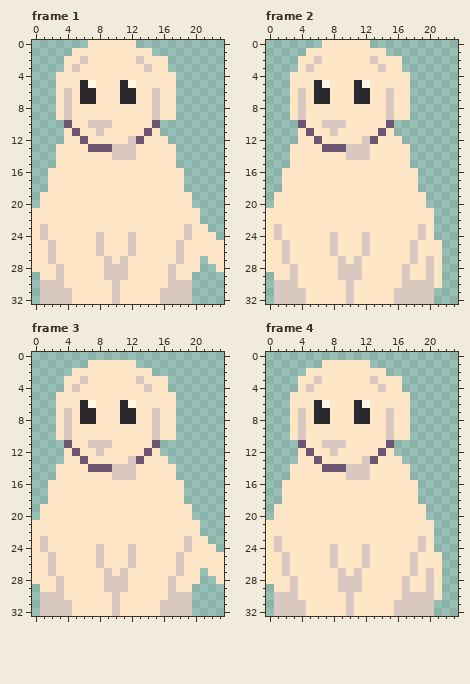
Edited in one commit: pixel-art file (Assets/Sprites/Animations/GoodestBoyDoggo_Happy.aseprite). Above: the version before the commit.
24x33 pixels, 8 frames. Shown: frame 1, frame 2, frame 3, frame 4. The commit also changed other frames, which this record leaves out.
Once edited:
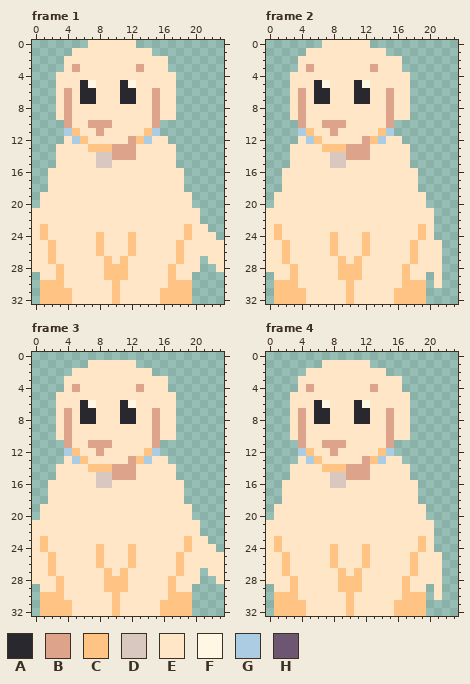
Palette (. is transparent): A #28282e  B #dea38b  C #ffc384  D #d9c8bf  E #ffe6c6  F #fff7e4  G #accce4  H #6c5671
The author wrote: Updated doggo anims again. I think I got it all this time!
From old to new:
Frame 1:
y 2: x 6 D -> E; x 13 D -> E
y 3: x 5 D -> B; x 13..14 ED -> BE
y 6..9: x 4 D -> B; x 15 D -> B
y 10: x 4 H -> B; x 7..9 DDD -> BBB; x 15 H -> B
y 11: x 4..5 EH -> GC; x 8 D -> B; x 14..15 HE -> CG
y 12: x 5..6 EH -> GC; x 12..14 DHE -> BCG
y 13: x 7..12 HHHDDD -> CCCBBB
y 14: x 8..12 EEDDD -> DDBBB
y 15: x 8..9 EE -> DD
y 23: x 1 D -> C; x 19 D -> C
y 24: x 1 D -> C; x 8 D -> C; x 12 D -> C; x 19 D -> C
y 25..26: x 2 D -> C; x 8 D -> C; x 12 D -> C; x 18 D -> C
y 27: x 2 D -> C; x 9 D -> C; x 11 D -> C; x 18 D -> C
y 28..29: x 3 D -> C; x 9..11 DDD -> CCC; x 17 D -> C
y 30: x 1..3 DDD -> CCC; x 10 D -> C; x 17..19 DDD -> CCC
y 31..32: x 1..4 DDDD -> CCCC; x 10 D -> C; x 16..19 DDDD -> CCCC
Frame 2:
y 2: x 6 D -> E; x 13 D -> E
y 3: x 5 D -> B; x 13..14 ED -> BE
y 6..9: x 4 D -> B; x 15 D -> B
y 10: x 4 H -> B; x 7..9 DDD -> BBB; x 15 H -> B
y 11: x 4..5 EH -> GC; x 8 D -> B; x 14..15 HE -> CG
y 12: x 5..6 EH -> GC; x 12..14 DHE -> BCG
y 13: x 7..12 HHHDDD -> CCCBBB
y 14: x 8..12 EEDDD -> DDBBB
y 15: x 8..9 EE -> DD
y 23: x 1 D -> C; x 19 D -> C
y 24: x 1 D -> C; x 8 D -> C; x 12 D -> C; x 19 D -> C
y 25..26: x 2 D -> C; x 8 D -> C; x 12 D -> C; x 18 D -> C
y 27: x 2 D -> C; x 9 D -> C; x 11 D -> C; x 18 D -> C; x 20 D -> E
y 28: x 3 D -> C; x 9..11 DDD -> CCC; x 17 D -> C; x 20 D -> E
y 29: x 3 D -> C; x 9..11 DDD -> CCC; x 17 D -> C; x 20 D -> .
y 30: x 1..3 DDD -> CCC; x 10 D -> C; x 17..20 DDDD -> CCC.
y 31..32: x 1..4 DDDD -> CCCC; x 10 D -> C; x 16..20 DDDDD -> CCCC.
Frame 3:
y 3: x 6 D -> E; x 13 D -> E
y 4: x 5 D -> B; x 13..14 ED -> BE
y 7..10: x 4 D -> B; x 15 D -> B
y 11: x 4 H -> B; x 7..9 DDD -> BBB; x 15 H -> B
y 12: x 4..5 EH -> GC; x 8 D -> B; x 14..15 HE -> CG
y 13: x 5..6 EH -> GC; x 12..14 DHE -> BCG
y 14: x 7..12 HHHDDD -> CCCBBB
y 15: x 8..12 EEDDD -> DDBBB
y 16: x 8..9 EE -> DD
y 23: x 1 D -> C; x 19 D -> C
y 24: x 1 D -> C; x 8 D -> C; x 12 D -> C; x 19 D -> C
y 25..26: x 2 D -> C; x 8 D -> C; x 12 D -> C; x 18 D -> C
y 27: x 2 D -> C; x 9 D -> C; x 11 D -> C; x 18 D -> C
y 28..29: x 3 D -> C; x 9..11 DDD -> CCC; x 17 D -> C
y 30: x 1..3 DDD -> CCC; x 10 D -> C; x 17..19 DDD -> CCC
y 31..32: x 1..4 DDDD -> CCCC; x 10 D -> C; x 16..19 DDDD -> CCCC
Frame 4:
y 3: x 6 D -> E; x 13 D -> E
y 4: x 5 D -> B; x 13..14 ED -> BE
y 7..10: x 4 D -> B; x 15 D -> B
y 11: x 4 H -> B; x 7..9 DDD -> BBB; x 15 H -> B
y 12: x 4..5 EH -> GC; x 8 D -> B; x 14..15 HE -> CG
y 13: x 5..6 EH -> GC; x 12..14 DHE -> BCG
y 14: x 7..12 HHHDDD -> CCCBBB
y 15: x 8..12 EEDDD -> DDBBB
y 16: x 8..9 EE -> DD
y 23: x 1 D -> C; x 19 D -> C
y 24: x 1 D -> C; x 8 D -> C; x 12 D -> C; x 19 D -> C
y 25..26: x 2 D -> C; x 8 D -> C; x 12 D -> C; x 18 D -> C
y 27: x 2 D -> C; x 9 D -> C; x 11 D -> C; x 18 D -> C; x 20 D -> E
y 28: x 3 D -> C; x 9..11 DDD -> CCC; x 17 D -> C; x 20 D -> E
y 29: x 3 D -> C; x 9..11 DDD -> CCC; x 17 D -> C; x 20 D -> .
y 30: x 1..3 DDD -> CCC; x 10 D -> C; x 17..20 DDDD -> CCC.
y 31..32: x 1..4 DDDD -> CCCC; x 10 D -> C; x 16..20 DDDDD -> CCCC.
Where, in picture pixels (left, top, right, bottom), the same in both pictures:
changed: (64, 56, 160, 168)
changed: (40, 224, 192, 304)
changed: (298, 56, 394, 168)
changed: (274, 224, 434, 304)
changed: (64, 376, 160, 488)
changed: (40, 536, 192, 616)
changed: (298, 376, 394, 488)
changed: (274, 536, 434, 616)
